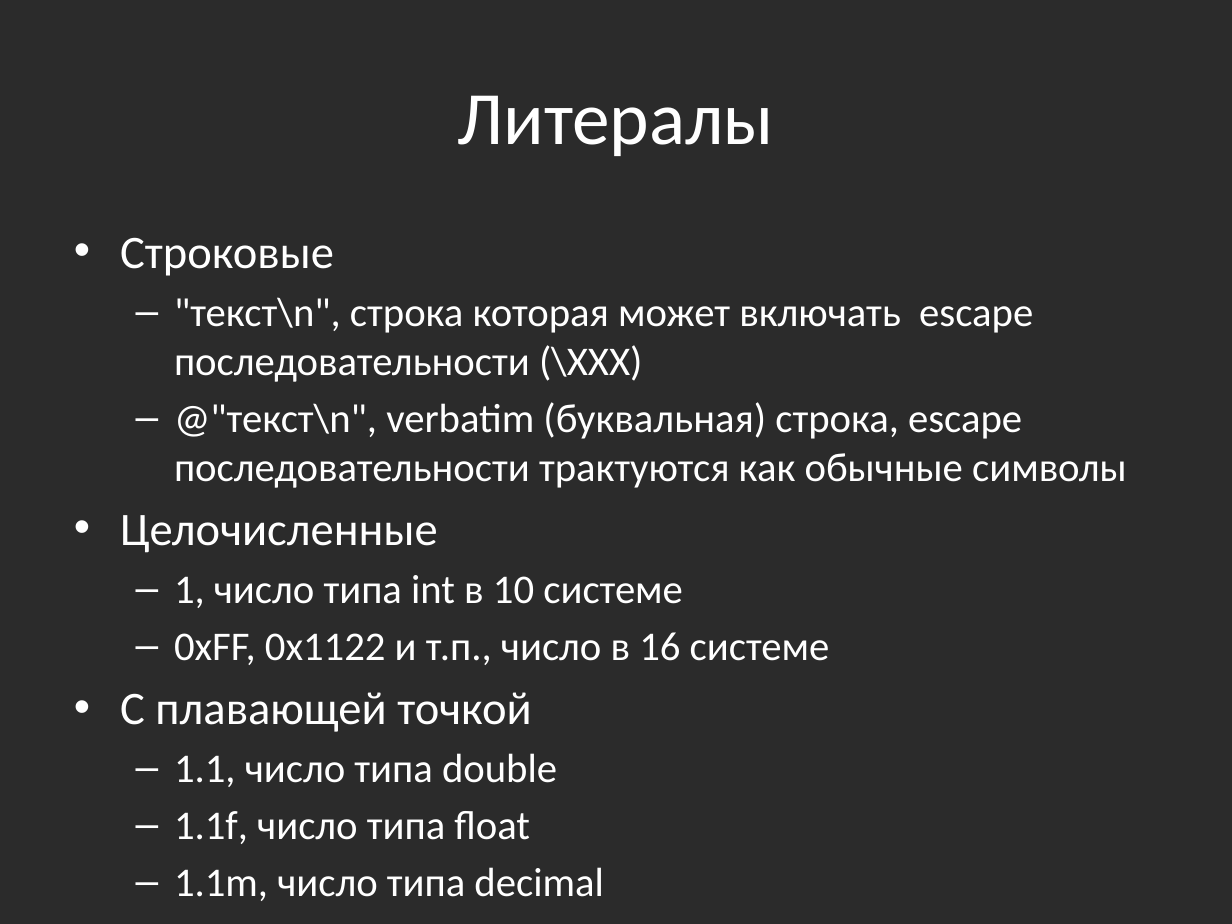
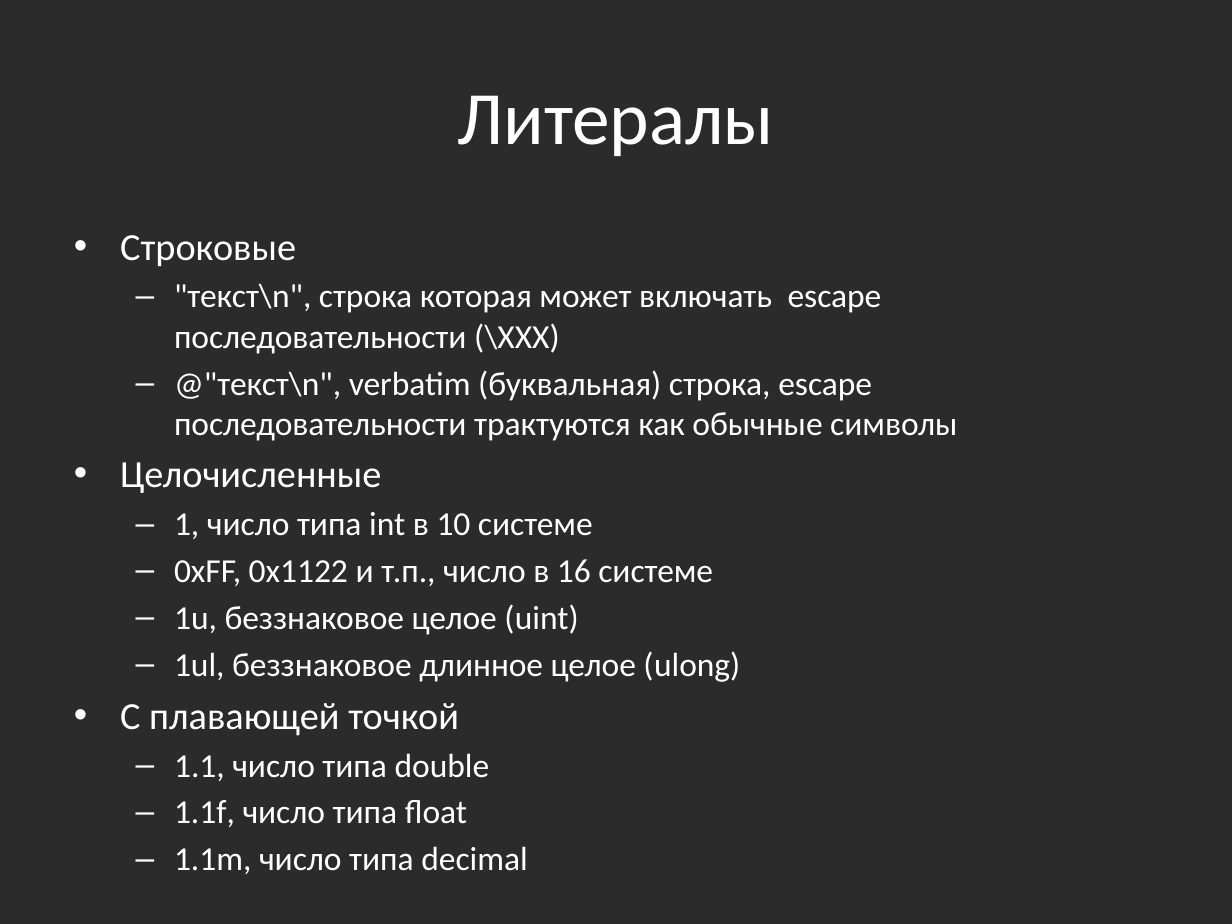
Before and after one commit to bazile/Training, a slide deck: slide 17 of Presentation/lesson-01.pptx. Drawn at 1232x924 pixels with LibreOffice and Linux fonts; fonts in the diff are those of the drawing; background and template pictures are left out; a plain dark background stands for a picture behind light text. Boxes give left, top, right and bottom in pixels: in the first picture for what was removed or moved away, otherwise in the second. Text is boxed around its words. In the diff, an @@ line names an element or a change of style, - is before the commit and + after.

Commit message:
Added string escapes and integer literals

```diff
--- a/Presentation/lesson-01.pptx
+++ b/Presentation/lesson-01.pptx
@@ text at (x1=120, y1=235, x2=957, y2=827): size 27.2 to 22.4 pt in "Строковые", "Целочисленные", "С плавающей точкой"; size 23.8 to 19.6 pt in ""текст\n", строка которая может включать escape последовател ...", "@"текст\n", verbatim (буквальная) строка, escape последовате ...", "1, число типа int в 10 системе", "0xFF, 0x1122 и т.п., число в 16 ..." and 3 more places @@
@@ text at (x1=174, y1=604, x2=740, y2=682): paragraphs added @@
+  – 1u, беззнаковое целое (uint)
+  – 1ul, беззнаковое длинное целое (ulong)
```
Also in this commit, not shown: 1 other slide changed.
